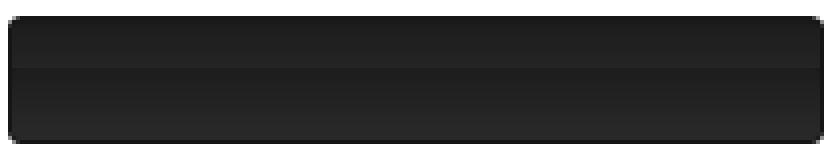
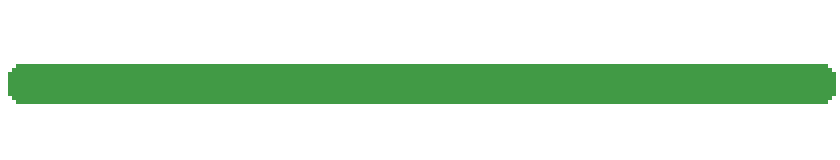
Layer changes from the first 840x160 image to the second:
removed layer "Pasted Layer" over (8, 16, 824, 144)
added layer "Layer copy" above "Layer" over (8, 64, 836, 104)
added layer "Layer" over (8, 64, 836, 104)
